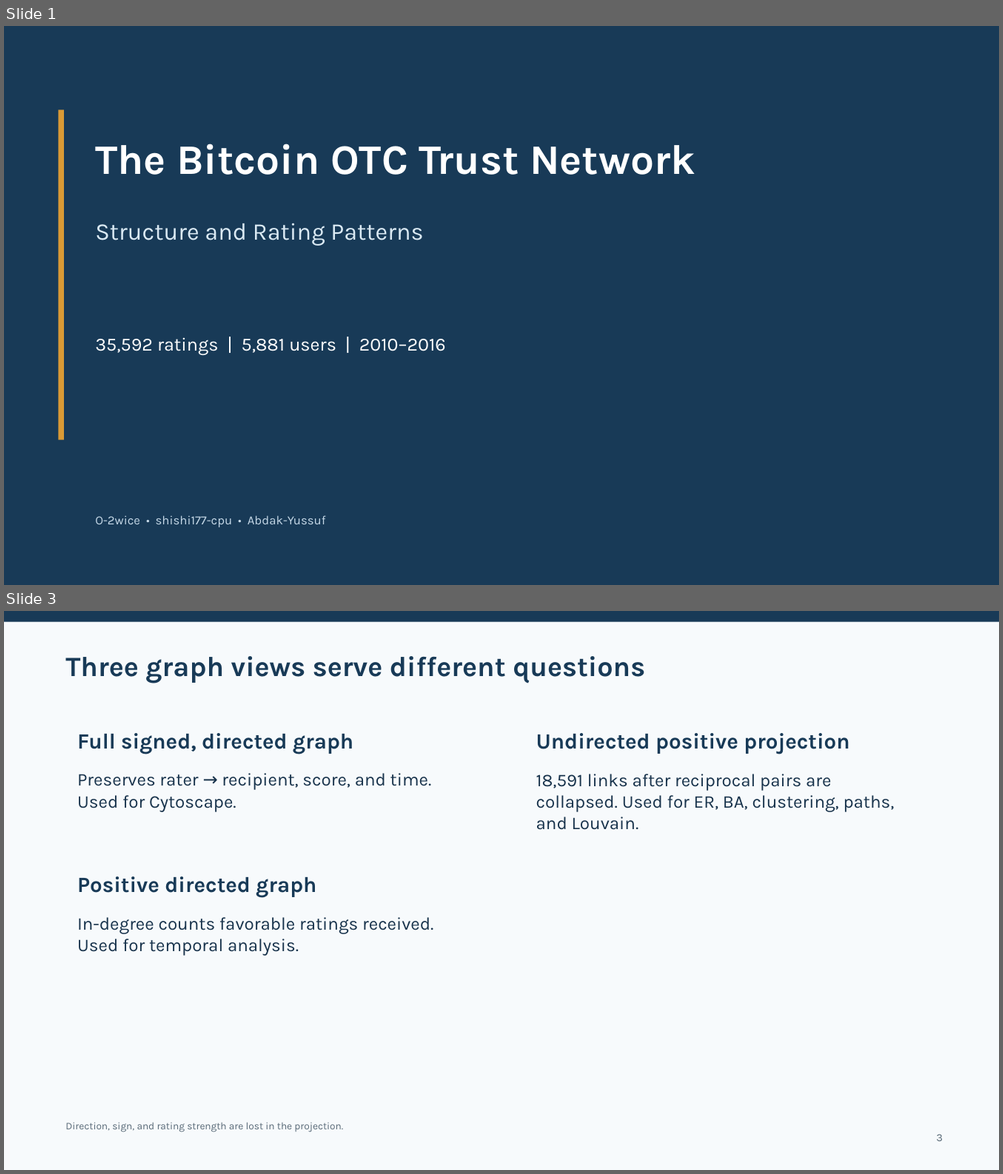
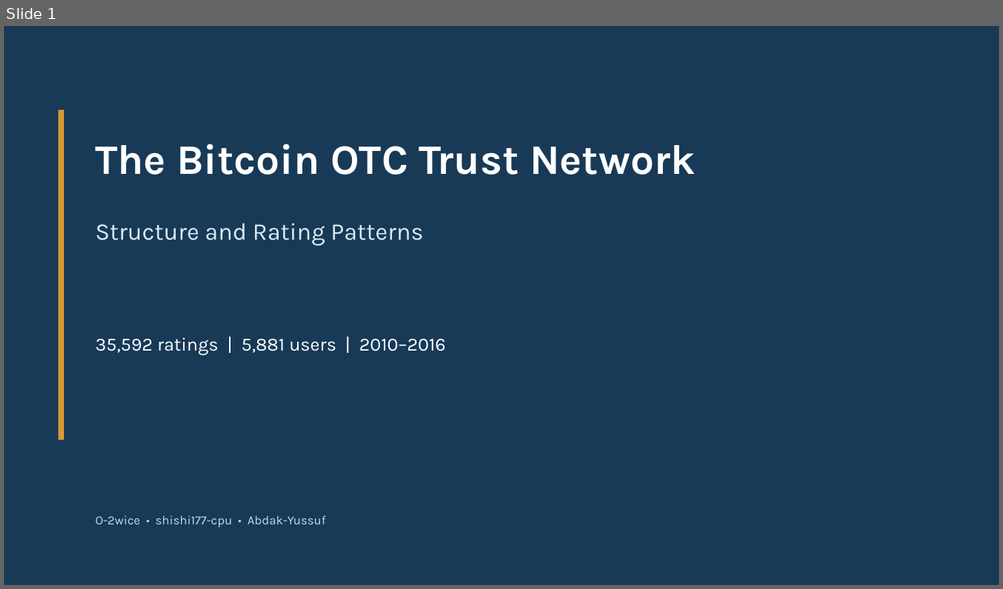
Before and after one commit to O-2wice/bitcoin-otc-trust-network-science, a slide deck: presentation/bitcoin_otc_network_science.pptx. Shown one above the other, each under a label of ours: slides 1 and 3 before the commit, slide 1 after it; the slides between them are not shown. The pictures are 1003x1174 and 1003x589 pixels, drawn with LibreOffice and Linux fonts; fonts in the diff are those of the drawing. Boxes give left, top, right and bottom in pixels: in the first picture for what was removed or moved away, otherwise in the second. Text is boxed around its words. In the diff, an @@ line names an element or a change of style, - is before the commit and + after.

```diff
--- a/presentation/bitcoin_otc_network_science.pptx
+++ b/presentation/bitcoin_otc_network_science.pptx
@@ slide 3 removed at (x1=4, y1=611, x2=999, y2=1170), background #F7FAFC @@
@@ rectangle removed at (x1=4, y1=611, x2=999, y2=622) @@
@@ text removed at (x1=65, y1=656, x2=645, y2=684) @@
-Three graph views serve different questions
@@ text removed at (x1=77, y1=733, x2=353, y2=754) @@
-Full signed, directed graph
@@ text removed at (x1=536, y1=733, x2=849, y2=754) @@
-Undirected positive projection
@@ text removed at (x1=77, y1=773, x2=432, y2=812) @@
-Preserves rater → recipient, score, and time. Used for Cytoscape.
@@ text removed at (x1=536, y1=774, x2=894, y2=830) @@
-18,591 links after reciprocal pairs are collapsed. Used for ER, BA, clustering, paths, and Louvain.
@@ text removed at (x1=77, y1=877, x2=316, y2=898) @@
-Positive directed graph
@@ text removed at (x1=77, y1=917, x2=433, y2=956) @@
-In-degree counts favorable ratings received. Used for temporal analysis.
@@ text removed at (x1=65, y1=1122, x2=343, y2=1133) @@
-Direction, sign, and rating strength are lost in the projection.
@@ text removed at (x1=936, y1=1134, x2=942, y2=1142) @@
-3
```
Also in this commit, not shown: 9 slides changed, 5 slides added, 3 other slides removed, 1 other file.
